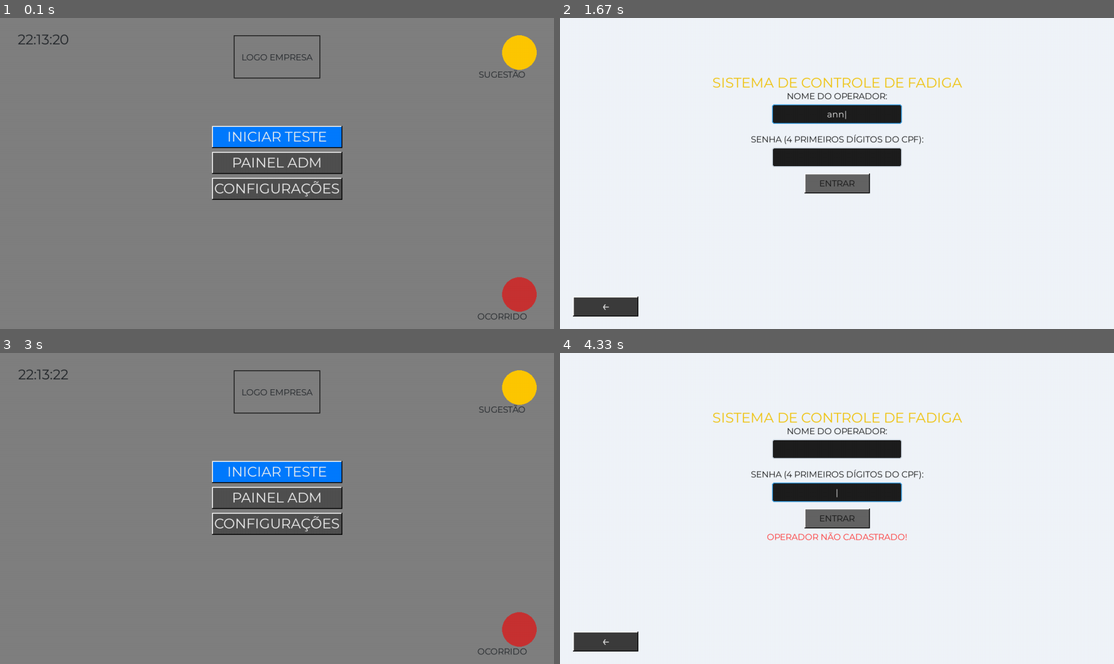
Above: before the commit, frames 1-4 (two rows, left to right).
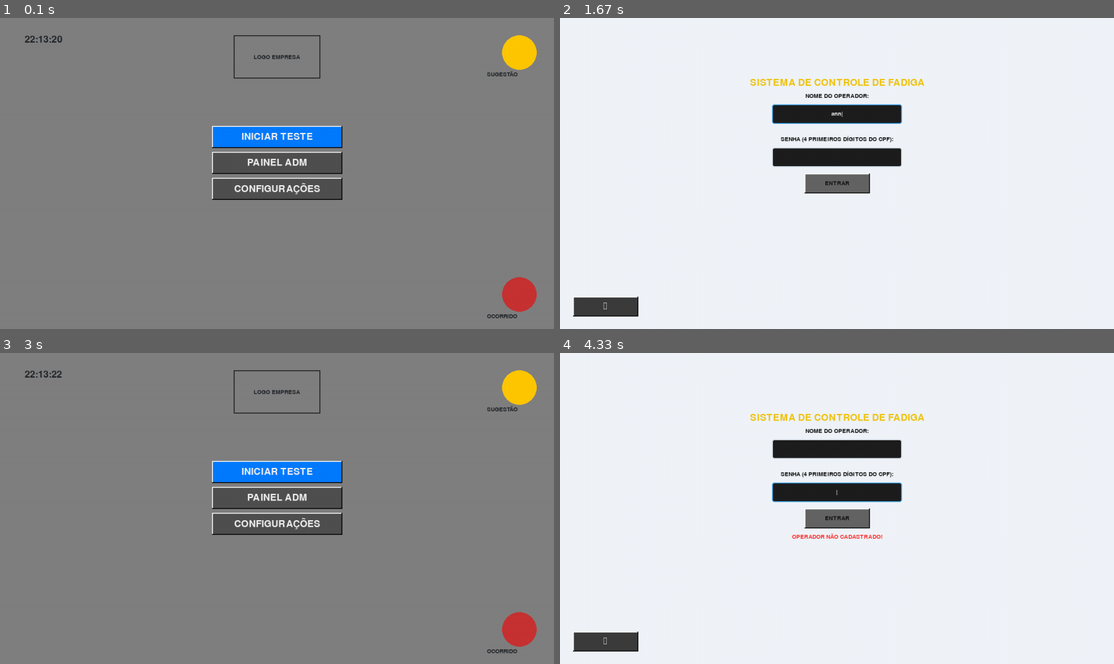
Above: after the commit, the same moments.

Repository: holysun1/Teste-de-Fadiga
Game: pygame game, started from teste_jogo.py
The game is run twice, just before and just after one commit, with the same random seed, the same clock (stepped at 60 frames per second) and the same inputs.
Inputs (mouse positions are in pixels of both pictures, inside the frame that each line leads up to):
- Up to frame 1 (0.1 s): no input
- Up to frame 2 (1.67 s): click (814, 185) at 0.38 s; click "←" at 0.72 s; click "INICIAR TESTE" at 1.05 s; type "ann" at 1.33 s
- Up to frame 3 (3 s): tap Enter at 1.67, 2.02 s; type "a" at 1.88 s; click (254, 433) at 2.48 s; click "←" at 2.82 s
- Up to frame 4 (4.33 s): click "PAINEL ADM" at 3.15 s; tap Enter at 3.43 s; click (831, 511) at 3.82 s; press the mouse at (604, 639) at 4.13 s; move the mouse to (692, 620) at 4.23 s

The runs differ from the first frame. In frame 1, 1.5% of the frame differs, in the area x 3-96%, y 5-98%; in frame 2, 1.6%; in frame 3, 1.5%; in frame 4, 1.9%, in the area x 7-73%, y 19-94%.

Commit message:
Organização de Pastas - Separação de conceitos

Diff:
--- a/teste_jogo.py
+++ b/teste_jogo.py
@@ -45,8 +45,8 @@
 
 # --- CARREGAMENTO SEGURO DOS SONS ---
 try:
-    som_go = pygame.mixer.Sound(resource_path("som_go.wav"))
-    som_nogo = pygame.mixer.Sound(resource_path("som_nogo.wav"))
+    som_go = pygame.mixer.Sound(resource_path("assets/audio/som_go.wav"))
+    som_nogo = pygame.mixer.Sound(resource_path("assets/audio/som_nogo.wav"))
     audio_on = True
 except Exception as e:
     print(f"Aviso: Não foi possível carregar os sons: {e}")
@@ -274,7 +274,7 @@
 
 tela = pygame.display.set_mode((LARGURA, ALTURA))
 try:
-    icone_imagem = pygame.image.load(resource_path("icon.png"))
+    icone_imagem = pygame.image.load(resource_path("assets/icon.png"))
     pygame.display.set_icon(icone_imagem)
 except Exception as e:
     print(f"Aviso: Ícone não carregado: {e}")
@@ -362,8 +362,8 @@
     stereo_array = np.stack((sound_array, sound_array), axis=-1)
     return pygame.sndarray.make_sound(stereo_array)
 
-som_go = pygame.mixer.Sound(resource_path("som_go.wav"))
-som_nogo = pygame.mixer.Sound(resource_path("som_nogo.wav"))
+som_go = pygame.mixer.Sound(resource_path("assets/audio/som_go.wav"))
+som_nogo = pygame.mixer.Sound(resource_path("assets/audio/som_nogo.wav"))
 
 # --- Variáveis Globais ---
 TENTATIVAS_TOTAIS = 10
Renamed: fonte/Montserrat-Black.ttf -> assets/fonte/Montserrat-Black.ttf
Renamed: fonte/Montserrat-BlackItalic.ttf -> assets/fonte/Montserrat-BlackItalic.ttf
Renamed: fonte/Montserrat-Bold.ttf -> assets/fonte/Montserrat-Bold.ttf
Renamed: fonte/Montserrat-BoldItalic.ttf -> assets/fonte/Montserrat-BoldItalic.ttf
Renamed: fonte/Montserrat-ExtraBold.ttf -> assets/fonte/Montserrat-ExtraBold.ttf
Renamed: fonte/Montserrat-ExtraBoldItalic.ttf -> assets/fonte/Montserrat-ExtraBoldItalic.ttf
Renamed: fonte/Montserrat-ExtraLight.ttf -> assets/fonte/Montserrat-ExtraLight.ttf
Renamed: fonte/Montserrat-ExtraLightItalic.ttf -> assets/fonte/Montserrat-ExtraLightItalic.ttf
Renamed: fonte/Montserrat-Italic.ttf -> assets/fonte/Montserrat-Italic.ttf
Renamed: fonte/Montserrat-Light.ttf -> assets/fonte/Montserrat-Light.ttf
Renamed: fonte/Montserrat-LightItalic.ttf -> assets/fonte/Montserrat-LightItalic.ttf
Renamed: fonte/Montserrat-Medium.ttf -> assets/fonte/Montserrat-Medium.ttf
(and 12 more such lines)
